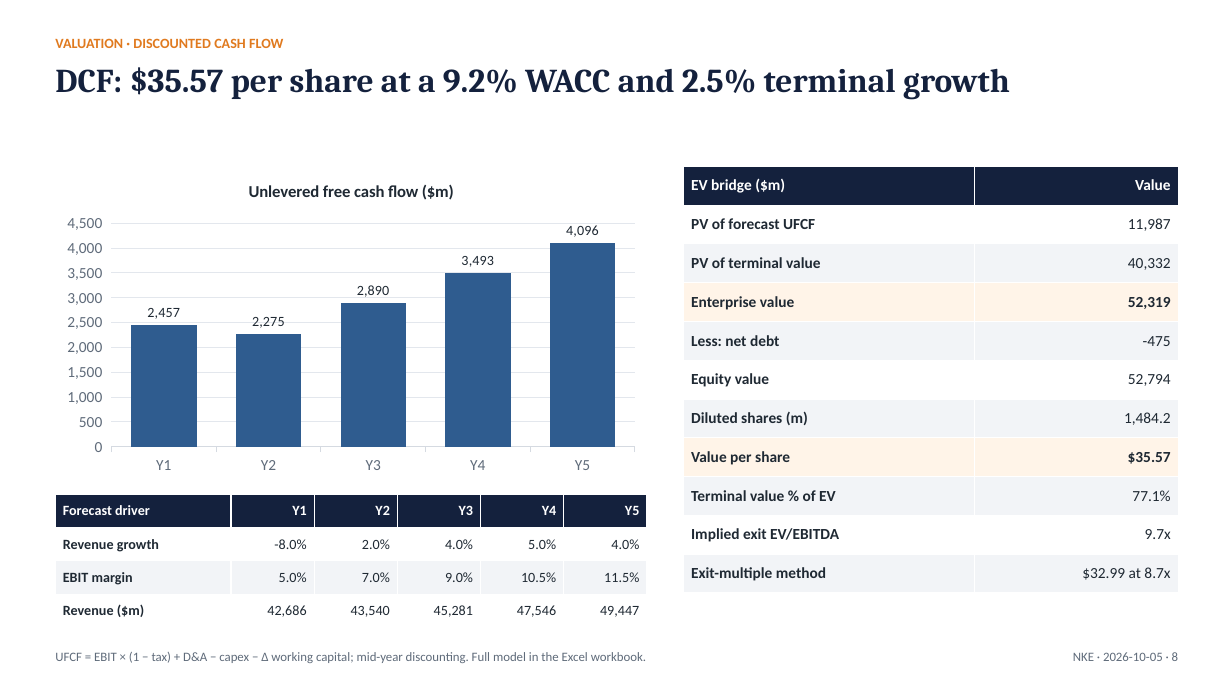
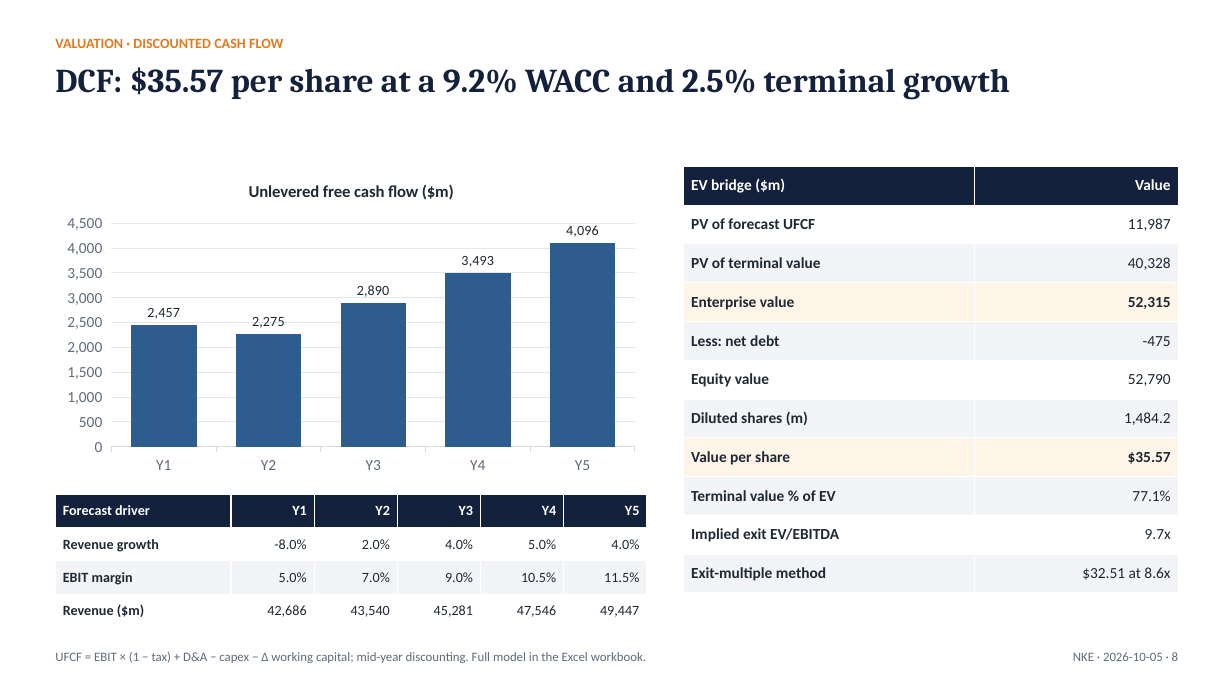
Before and after one commit to Abhishek10-r/ticker-to-thesis, a slide deck: slide 8 of examples/nike/latest/NKE_pitch_deck.pptx. Drawn at 1232x693 pixels with LibreOffice and Linux fonts; fonts in the diff are those of the drawing. Boxes give left, top, right and bottom in pixels: in the first picture for what was removed or moved away, otherwise in the second. Text is boxed around its words. In the diff, an @@ line names an element or a change of style, - is before the commit and + after.

```diff
--- a/examples/nike/latest/NKE_pitch_deck.pptx
+++ b/examples/nike/latest/NKE_pitch_deck.pptx
@@ table at <box>684,166,1178,593</box> @@
-row 3, column 2: 40,332
+row 3, column 2: 40,328
-row 4, column 2: 52,319
+row 4, column 2: 52,315
-row 6, column 2: 52,794
+row 6, column 2: 52,790
-row 11, column 2: $32.99 at 8.7x
+row 11, column 2: $32.51 at 8.6x
```
Also in this commit, not shown: 9 other slides changed, 4 other files.
